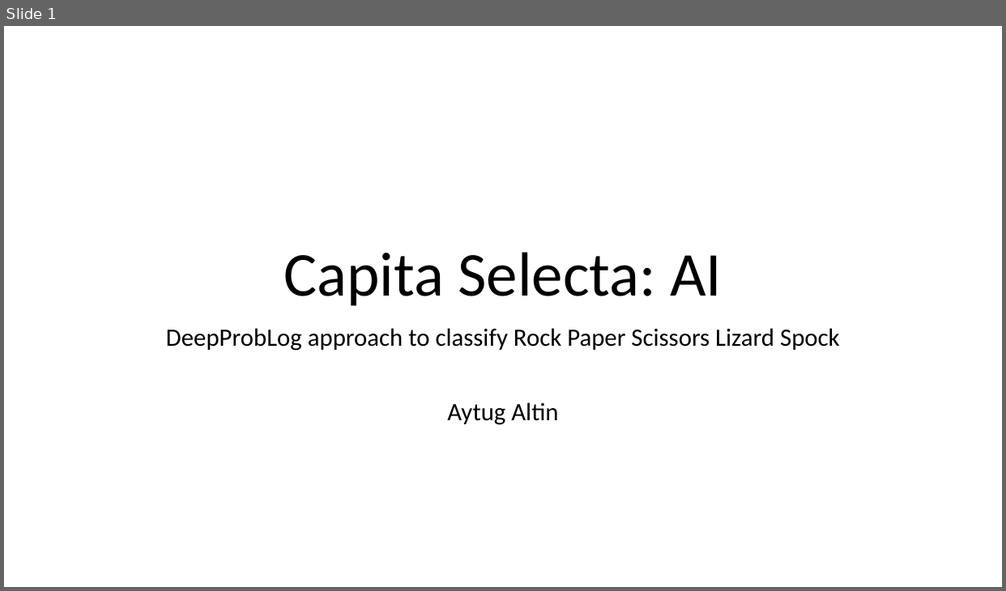
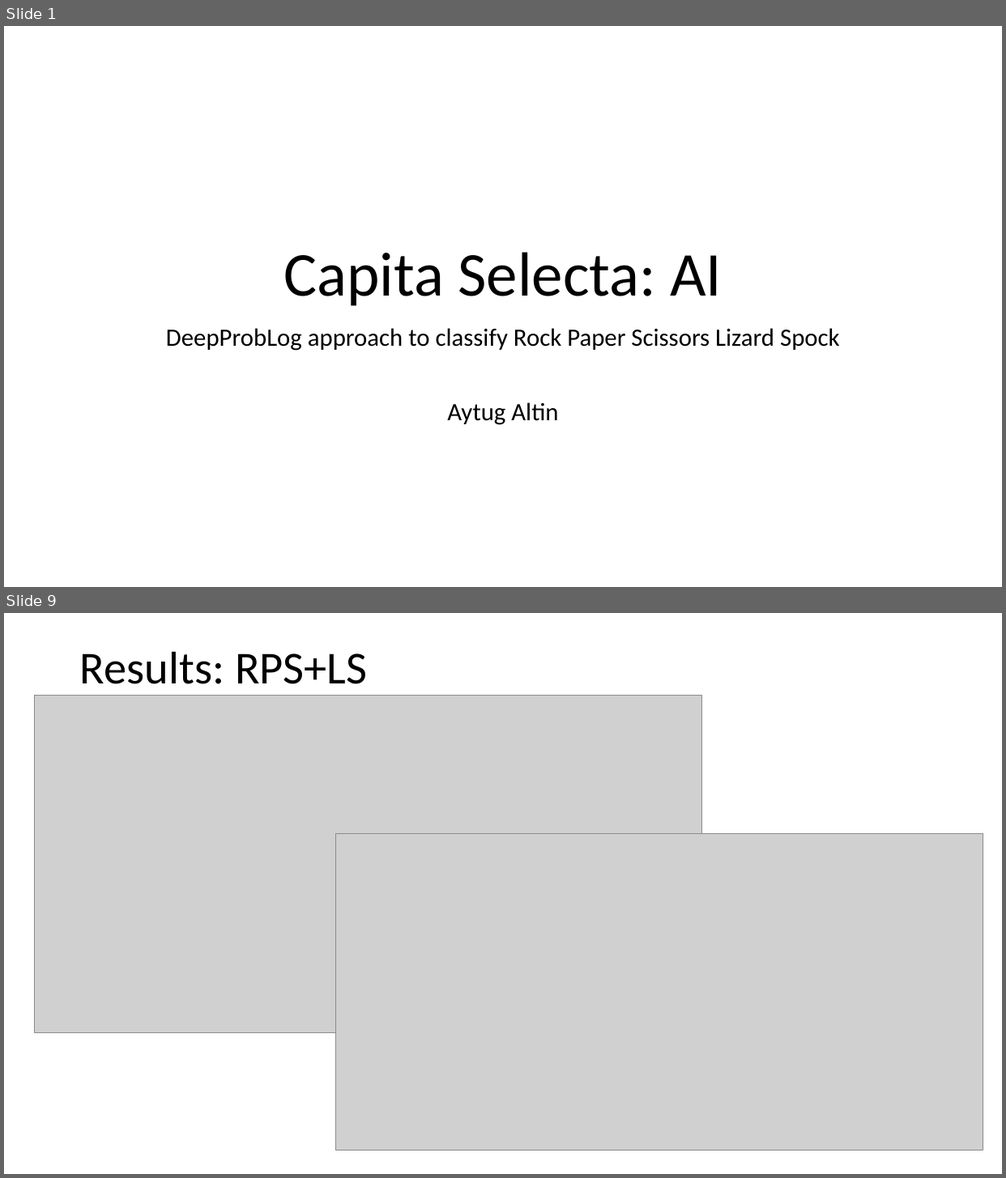
Before and after one commit to AytugAltin/ProblogRPSLS, a slide deck: Capita Selecta.pptx. Shown one above the other, each under a label of ours: slide 1 before the commit, slides 1 and 9 after it; the slides between them are not shown. The pictures are 1006x591 and 1006x1178 pixels, drawn with LibreOffice and Linux fonts; fonts in the diff are those of the drawing; grey boxes stand for pictures. Boxes give left, top, right and bottom in pixels: in the first picture for what was removed or moved away, otherwise in the second. Text is boxed around its words. In the diff, an @@ line names an element or a change of style, - is before the commit and + after.

```diff
--- a/Capita Selecta.pptx
+++ b/Capita Selecta.pptx
@@ slide 9 added at (4, 613, 1002, 1174), background #FFFFFF @@
@@ title added at (80, 651, 367, 684), 44 pt, text #000000 @@
+Results: RPS+LS
@@ picture added at (35, 696, 701, 1033) @@
@@ picture added at (335, 833, 983, 1151) @@
```
Also in this commit, not shown: 13 other slides added, 1 slide removed, 4 other files.
